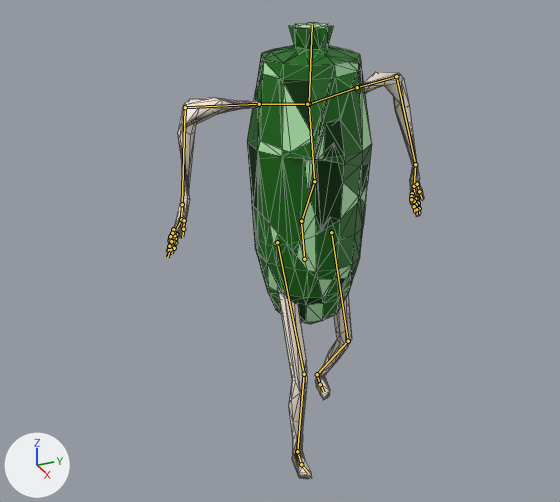
Two versions of the glTF model Gangsta Wizards/Main/CHARACTERS/Gourdlings/Gourdling2.glb, one commit apart.
Camera for both pictures: a 50 mm camera at (1.551, -0.803, 0.723) aimed at (-0.017, -0.098, -0.06). The axes (+X, +Y, +Z) are drawn at lower left. The lights are the same throughout. The older version comes first. Both versions are drawn at frame 1 of the action 'Walking Lower'; the numbers are the values there. The bones that change, and the others that lie on the model, are drawn over the model as lines. Mesh edges are drawn as thin lines.

Objects in the first picture: 'Gourd Body'.
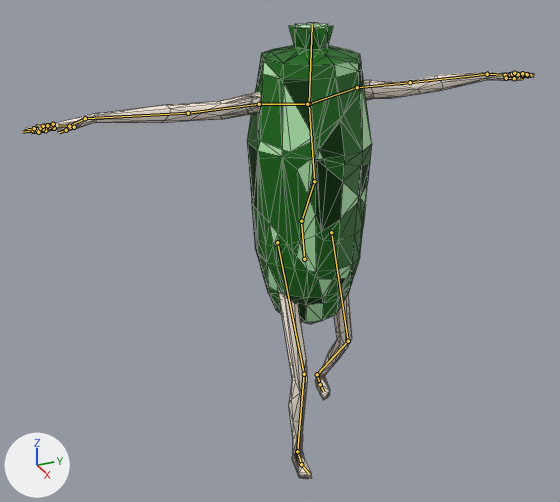
Boxes (x1, y1, x2, y2) around the edits, measured in the pictures (560 x 502 px):
```json
{"object": "Gourd Body", "change": "posed", "before": [166, 23, 424, 479], "after": [25, 23, 534, 479], "on screen": "97% wider"}
{"bone": "Bicep L", "before": "(357, 87) to (396, 76)", "after": "(357, 87) to (410, 82)"}
{"bone": "Forearm L", "before": "(396, 76) to (415, 164)", "after": "(410, 82) to (487, 74)"}
{"bone": "Wrist L", "before": "(415, 164) to (414, 186)", "after": "(487, 74) to (505, 75)"}
{"bone": "Bicep R", "before": "(259, 104) to (185, 107)", "after": "(259, 104) to (188, 113)"}
{"bone": "Forearm R", "before": "(185, 107) to (182, 204)", "after": "(188, 113) to (85, 118)"}
{"bone": "Wrist R", "before": "(182, 204) to (181, 219)", "after": "(85, 118) to (69, 126)"}
```

Scene script edits in JSON lines:
```json
{"block": "bone_bicep_l", "where": "bone_bicep_l = bpy.data.objects['Gourdling'].pose.bones['Bicep L']  # child of 'Shoulder L'"}
{"op": "set", "path": "bone_bicep_l.rotation_quaternion", "old": "(-0.565, 0.147, -0.808, 0.081)", "new": "(1.0, 0.0, 0.0, 0.0)", "note": "degrees (41, 117, 46) -> degrees (0, 0, 0)"}
{"block": "bone_forearm_l", "where": "bone_forearm_l = bpy.data.objects['Gourdling'].pose.bones['Forearm L']  # child of 'Bicep L'"}
{"op": "set", "path": "bone_forearm_l.rotation_quaternion", "old": "(0.731, 0.651, 0.0, 0.206)", "new": "(1.0, 0.0, 0.0, 0.0)", "note": "degrees (81, -16, 18) -> degrees (0, 0, 0)"}
{"block": "bone_wrist_l", "where": "bone_wrist_l = bpy.data.objects['Gourdling'].pose.bones['Wrist L']  # child of 'Forearm L'"}
{"op": "set", "path": "bone_wrist_l.rotation_quaternion", "old": "(-0.603, 0.12, 0.789, 0.016)", "new": "(1.0, 0.0, 0.0, 0.0)", "note": "degrees (23, -107, -35) -> degrees (0, 0, 0)"}
{"block": "bone_bicep_r", "where": "bone_bicep_r = bpy.data.objects['Gourdling'].pose.bones['Bicep R']  # child of 'Shoulder R'"}
{"op": "set", "path": "bone_bicep_r.rotation_quaternion", "old": "(0.363, 0.017, 0.929, -0.064)", "new": "(1.0, 0.0, 0.0, 0.0)", "note": "degrees (8, 137, 1) -> degrees (0, 0, 0)"}
{"block": "bone_forearm_r", "where": "bone_forearm_r = bpy.data.objects['Gourdling'].pose.bones['Forearm R']  # child of 'Bicep R'"}
{"op": "set", "path": "bone_forearm_r.rotation_quaternion", "old": "(0.758, -0.336, 0.0, -0.559)", "new": "(1.0, 0.0, 0.0, 0.0)", "note": "degrees (-33, -22, -66) -> degrees (0, 0, 0)"}
{"block": "bone_wrist_r", "where": "bone_wrist_r = bpy.data.objects['Gourdling'].pose.bones['Wrist R']  # child of 'Forearm R'"}
{"op": "set", "path": "bone_wrist_r.rotation_quaternion", "old": "(0.347, 0.111, -0.91, -0.196)", "new": "(1.0, 0.0, 0.0, 0.0)", "note": "degrees (-32, -144, 25) -> degrees (0, 0, 0)"}
```
